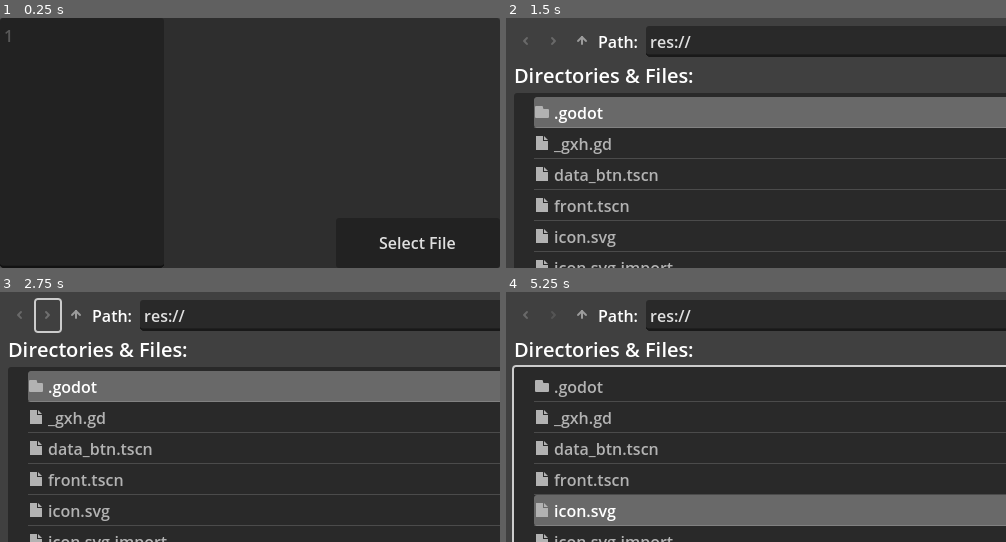
Above: before the commit, frames 1-4 (two rows, left to right).
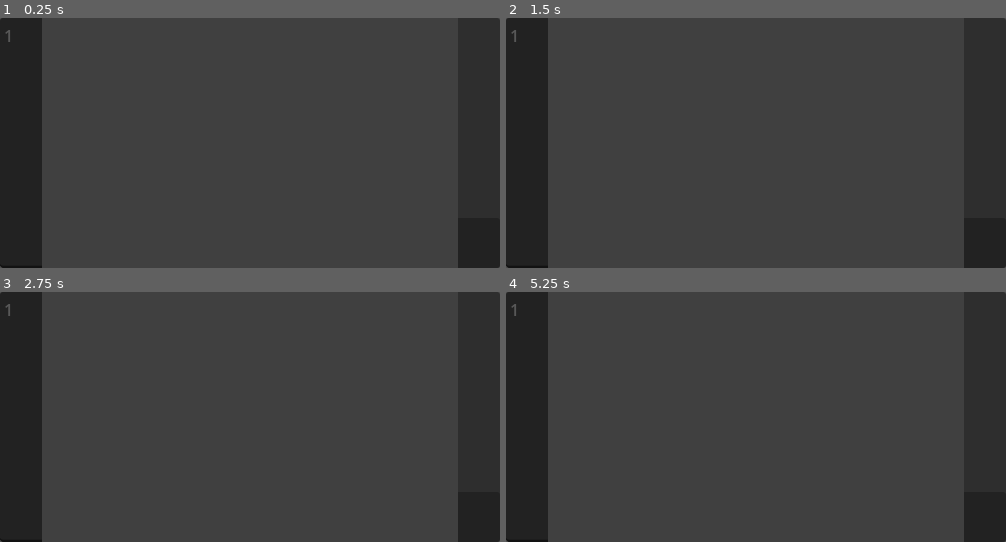
Above: after the commit, the same moments.

Repository: Rliop913/LocalConnect
Game: Godot game, scene res://front.tscn
The game is run twice, just before and just after one commit, with the same random seed, the same clock (stepped at 60 frames per second) and the same inputs. The project has no main scene, so this scene is started directly.
Inputs (mouse positions are in pixels of both pictures, inside the frame that each line leads up to):
- Up to frame 1 (0.25 s): no input
- Up to frame 2 (1.5 s): click (586, 143) at 0.52 s; type "12" at 0.6 s; click "Select File" at 1.25 s
- Up to frame 3 (2.75 s): click (50, 314) at 2.02 s
- Up to frame 4 (5.25 s): click (556, 314) at 2.77 s; click (581, 314) at 3.52 s; click (581, 314) at 4.27 s; click "Select File" at 5 s

The runs differ from the first frame. In frame 1, 29% of the frame differs, in the area x 8-92%, y 0-100%; in frame 2, 19%; in frame 3, 19%; in frame 4, 20%.

Commit message:
update backend codes

Diff:
--- a/front.tscn
+++ b/front.tscn
@@ -8,7 +8,7 @@
 
 # Called when the node enters the scene tree for the first time.
 func _ready() -> void:
-	#ShowUserList()
+	ShowUserList()
 	pass
 func ShowUserList():
 	$Window.when_pop()
Not shown, changed: backend/clisp-back.asd
Not shown, changed: backend/clisp-back.lisp
Not shown, changed: backend/package.lisp
